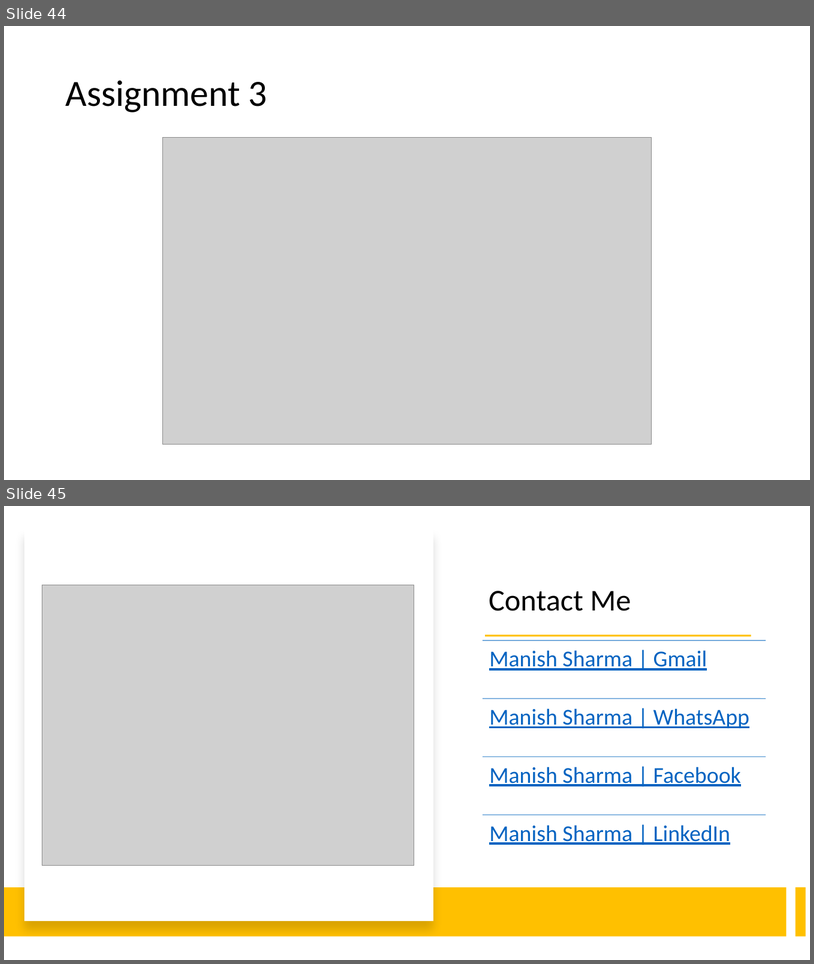
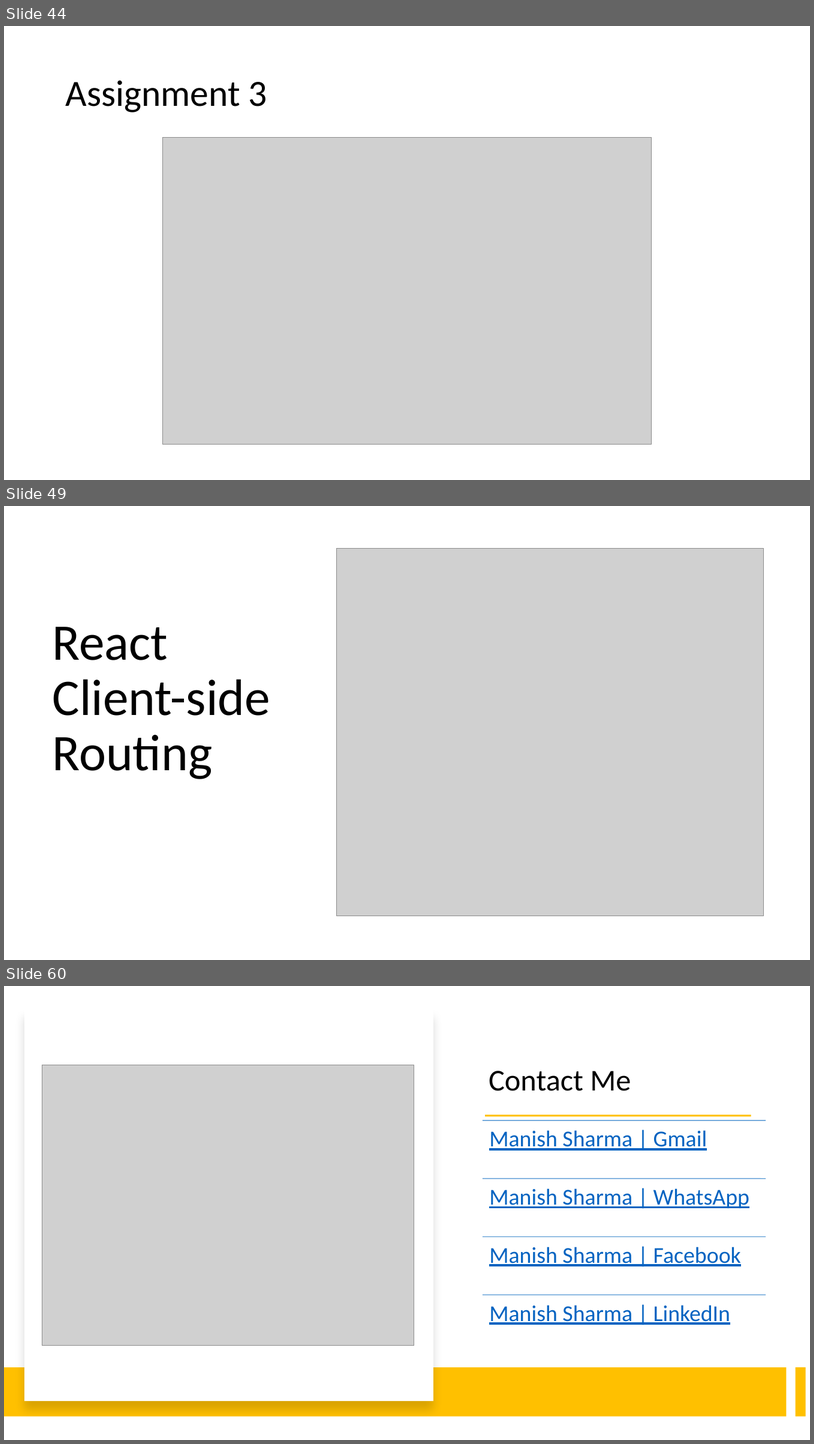
Before and after one commit to explore-with-manish/im-jan24, a slide deck: React/Notes/React.pptx. Shown one above the other, each under a label of ours: slides 44 and 45 before the commit, slides 44, 49 and 60 after it; the slides between them are not shown. The pictures are 814x964 and 814x1444 pixels, drawn with LibreOffice and Linux fonts; fonts in the diff are those of the drawing; grey boxes stand for pictures. Boxes give left, top, right and bottom in pixels: in the first picture for what was removed or moved away, otherwise in the second. Text is boxed around its words. In the diff, an @@ line names an element or a change of style, - is before the commit and + after.

```diff
--- a/React/Notes/React.pptx
+++ b/React/Notes/React.pptx
@@ slide 49 added at (4,506,810,960), background #FFFFFF @@
@@ picture added at (338,549,764,916) @@
@@ title added at (53,627,270,779), 61 pt, text #000000 @@
+React Client-side Routing
@@ what was slide 45 is now slide 60 @@
```
Also in this commit, not shown: 14 other slides added, 53 other files.
